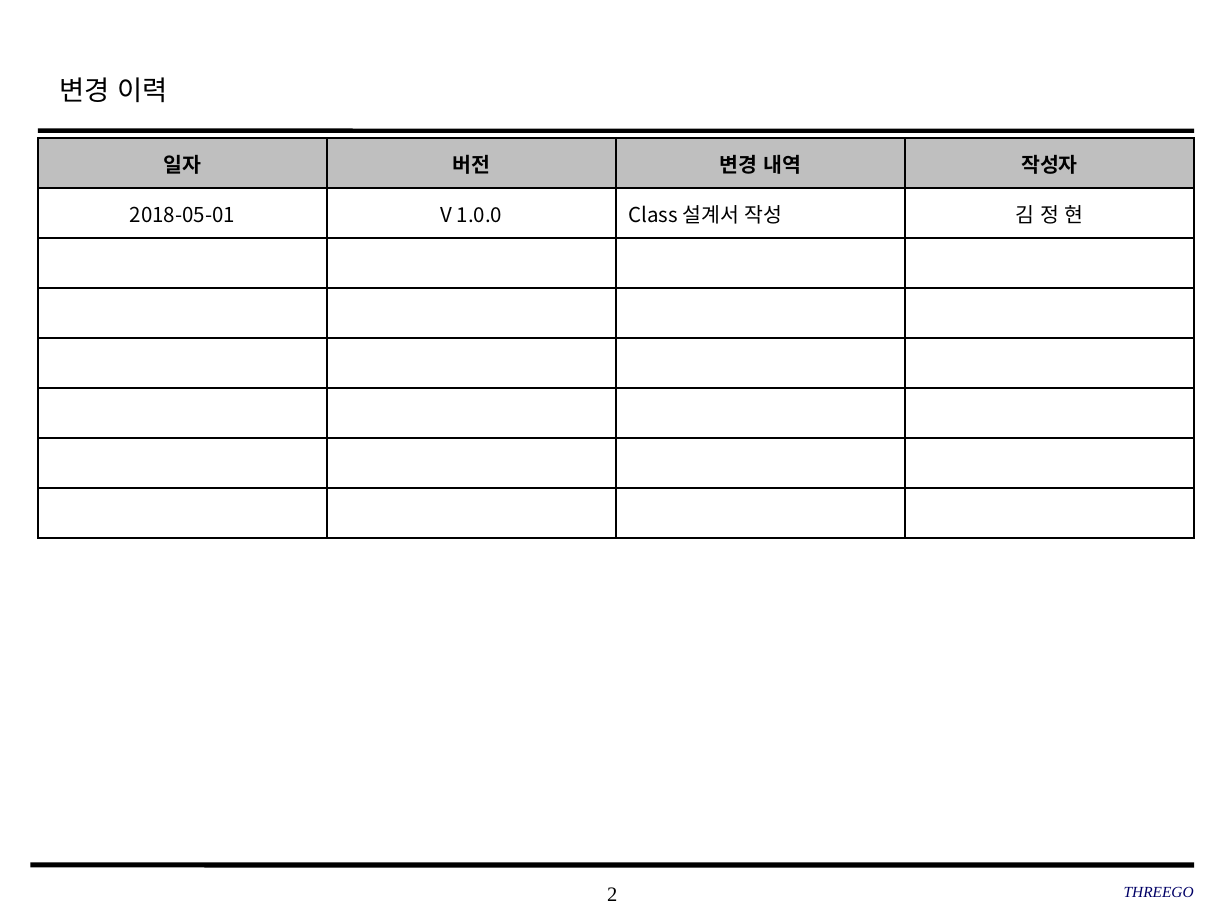
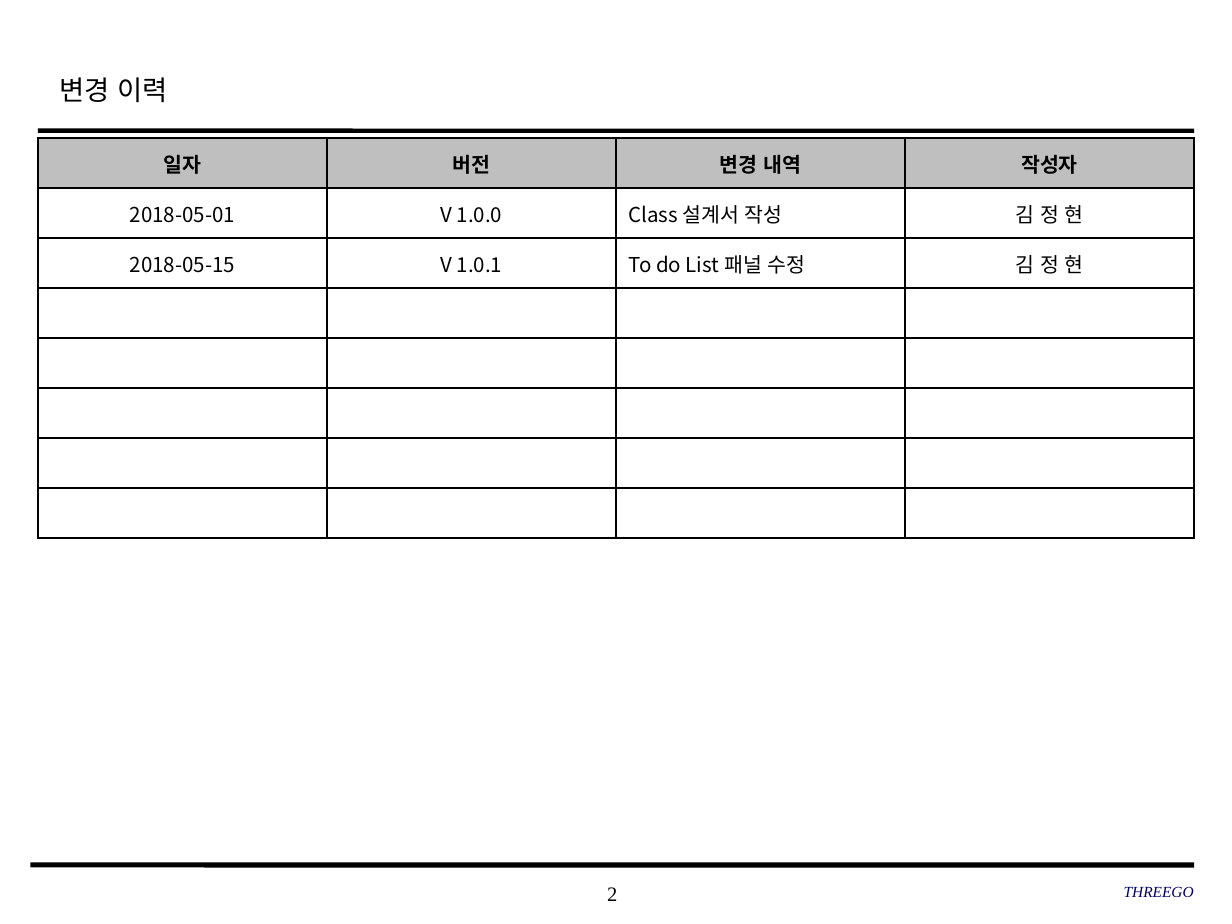
Before and after one commit to SMU-SE-Admin/18-1_3_THREEGO_Doc, a slide deck: slide 2 of 03 설계/Class 설계서_3조_THREEGO.pptx. Drawn at 1232x924 pixels with LibreOffice and Linux fonts; fonts in the diff are those of the drawing; background and template pictures are left out. Boxes give left, top, right and bottom in pixels: in the first picture for what was removed or moved away, otherwise in the second. Text is boxed around its words. In the diff, an @@ line names an element or a change of style, - is before the commit and + after.

Commit message:
#1109 Class 설계서 작성
요구사항 추가 요청으로 인한 수정

```diff
--- a/03 설계/Class 설계서_3조_THREEGO.pptx
+++ b/03 설계/Class 설계서_3조_THREEGO.pptx
@@ table at <box>38,138,1196,537</box> @@
+row 3: 2018-05-15 | V 1.0.1 | To do List 패널 수정 | 김 정 현
-row 8:  |  |  | 
```
Also in this commit, not shown: 1 other slide changed.
